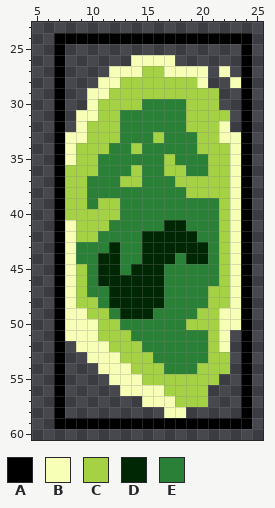
Pixel-art sprite, stored at PaletteSwap/sprites/sPortalEffect/layers/61f7ad00-5715-440a-98e4-fe4e083240e3/9d34bb72-3fb3-40ad-a574-641641bf9887.png. That is the earlier state.
The file is 32x64 pixels. Shown: x 5..25, y 23..60.
Palette (. is transparent): A #000000  B #f7ffb7  C #a5d145  D #002704  E #2a8037
Pixels before, first column x 7:
24 AAAAAAAAAAAAAAAAAA
25 A................A
26 A......BBBB......A
27 A....BBBCCBBBB.B.A
28 A...BBCCCCCCCB..BA
29 A..BBCCCCCCCCCC..A
30 A..BCCCCEEEECCC..A
31 A.BBCCEEEEEECCCC.A
32 A.BCCCEEEEEECCCB.A
33 ABBCCCEEECEEECCBBA
34 ABCCCEECEEEEECCCBA
35 ABCCEEEEEECEEECCBA
36 ACCCEEECEECCEECCBA
37 ACCEEECCEEECCCCCBA
38 ACCEEEEEEEEECCCCBA
39 ACCECCEEEEEEEEECBA
40 ACCCCCEEEEEEEEECBA
41 ABCCCEEEEEDDEEECBA
42 ABCCEEEEDDDDDEECBA
43 ABEEEDEEDDDDDDECBA
44 ABEEDDEEDDDEDDECBA
45 ABCEDDEDDDEEEEECBA
46 ABCEDDDDDDEEEEECBA
47 ABCEEDDDDDEEEECCBA
48 ABCCEDDDDDEEEECCBA
49 ABBCCEDDDEEEECCBBA
50 ABBBCCEEEEEECCCBBA
51 ABBBCCCEEEEEEECB.A
52 A.BBBCCCEEEEEECB.A
53 A..BBBCCCEEEEECC.A
54 A...BBBCCCEEECCC.A
55 A....BBBCCCCCCC..A
56 A.....BBBBCCCC...A
57 A.......BBBCCC...A
58 A.........BB.....A
59 AAAAAAAAAAAAAAAAAA
Now the later version:
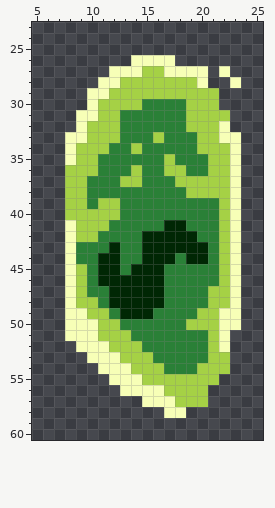
Change:
y 24: x 7..24 AAAAAAAAAAAAAAAAAA -> ..................
y 25..58: x 7 A -> .; x 24 A -> .
y 59: x 7..24 AAAAAAAAAAAAAAAAAA -> ..................
Boxes around the changes in both pictures, in picture pixels (x1, y1, x2, y2):
erased: (54, 33, 252, 429)
